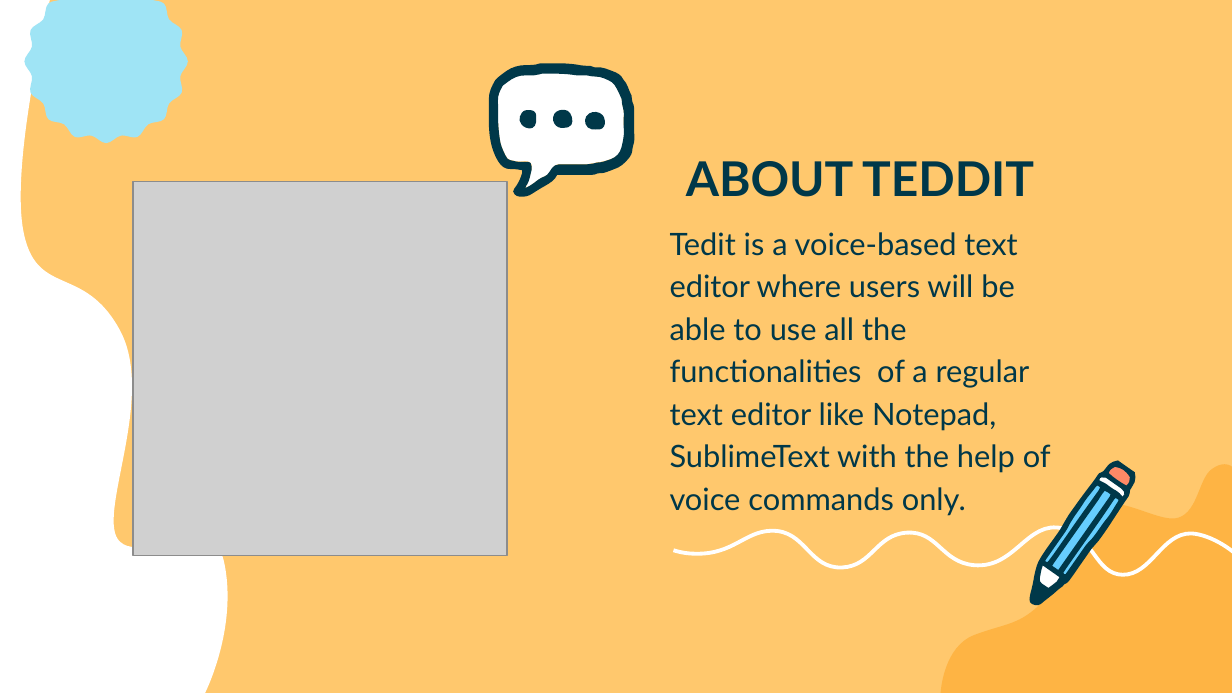
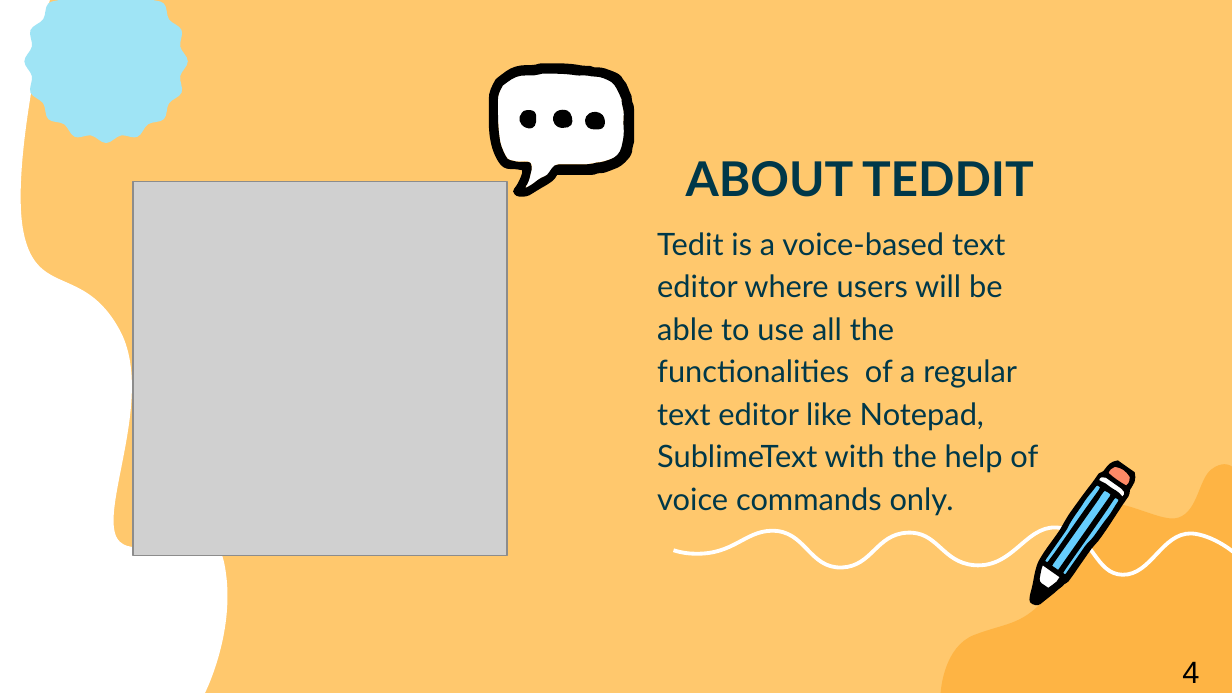
Before and after one commit to gr007-40/Teddit, a slide deck: slide 4 of Final-Project-Presentation.pptx. Drawn at 1232x693 pixels with LibreOffice and Linux fonts; fonts in the diff are those of the drawing; grey boxes stand for pictures. Boxes give left, top, right and bottom in pixels: in the first picture for what was removed or moved away, otherwise in the second. Text is boxed around its words. In the diff, an @@ line names an element or a change of style, - is before the commit and + after.

Commit message:
removed help

```diff
--- a/Final-Project-Presentation.pptx
+++ b/Final-Project-Presentation.pptx
@@ freeform shape at bbox=[552, 110, 574, 128]: fill #003849 to #000000 @@
@@ subtitle "Tedit is a voice-based text ...": place and size @@
-subtitle "Tedit is a voice-based text ..." at bbox=[670, 232, 1051, 516]
+subtitle "Tedit is a voice-based text ..." at bbox=[657, 232, 1038, 516]
@@ fill #003849 to #000000; outline redrawn in 4 elements at bbox=[489, 63, 634, 197], bbox=[584, 111, 606, 129], bbox=[517, 110, 536, 129], bbox=[1030, 461, 1136, 606] @@
@@ outline redrawn in 8 elements at bbox=[674, 520, 1232, 575], bbox=[498, 73, 625, 187], bbox=[1050, 489, 1112, 573], bbox=[1044, 483, 1103, 564], bbox=[1061, 496, 1120, 577], bbox=[1039, 563, 1062, 590], bbox=[1106, 464, 1131, 487], bbox=[1098, 476, 1127, 499] @@
@@ text added at bbox=[1182, 661, 1199, 683], 18 pt, text #000000 @@
+4
```
Also in this commit, not shown: 21 other slides changed.
